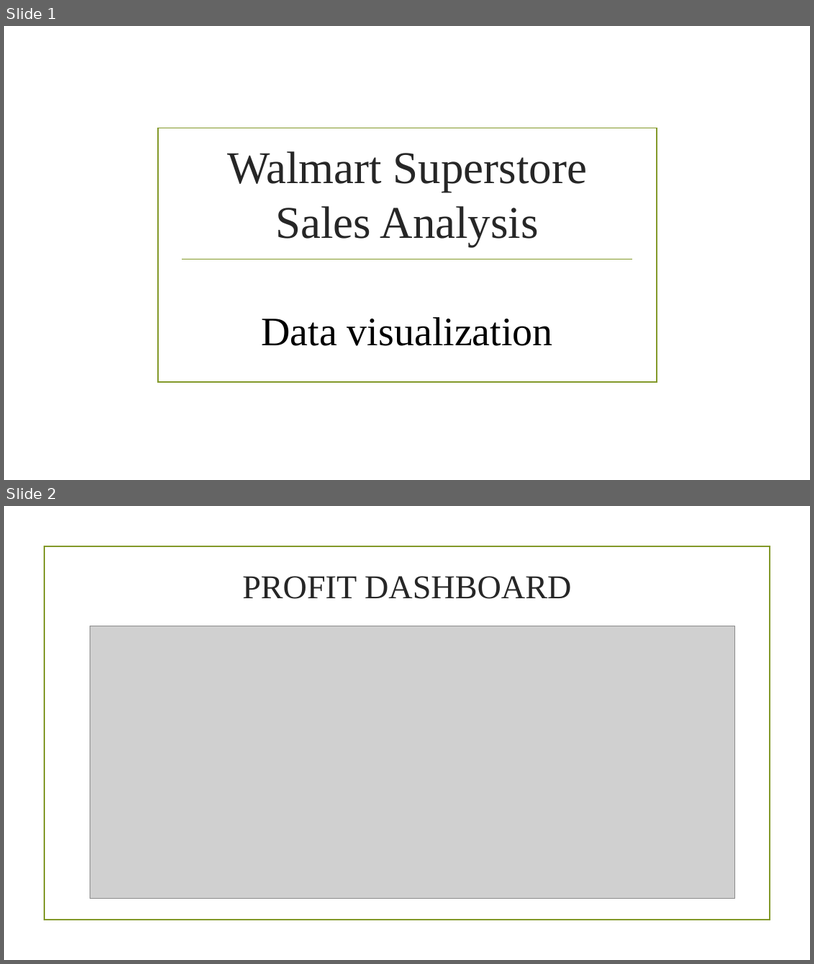
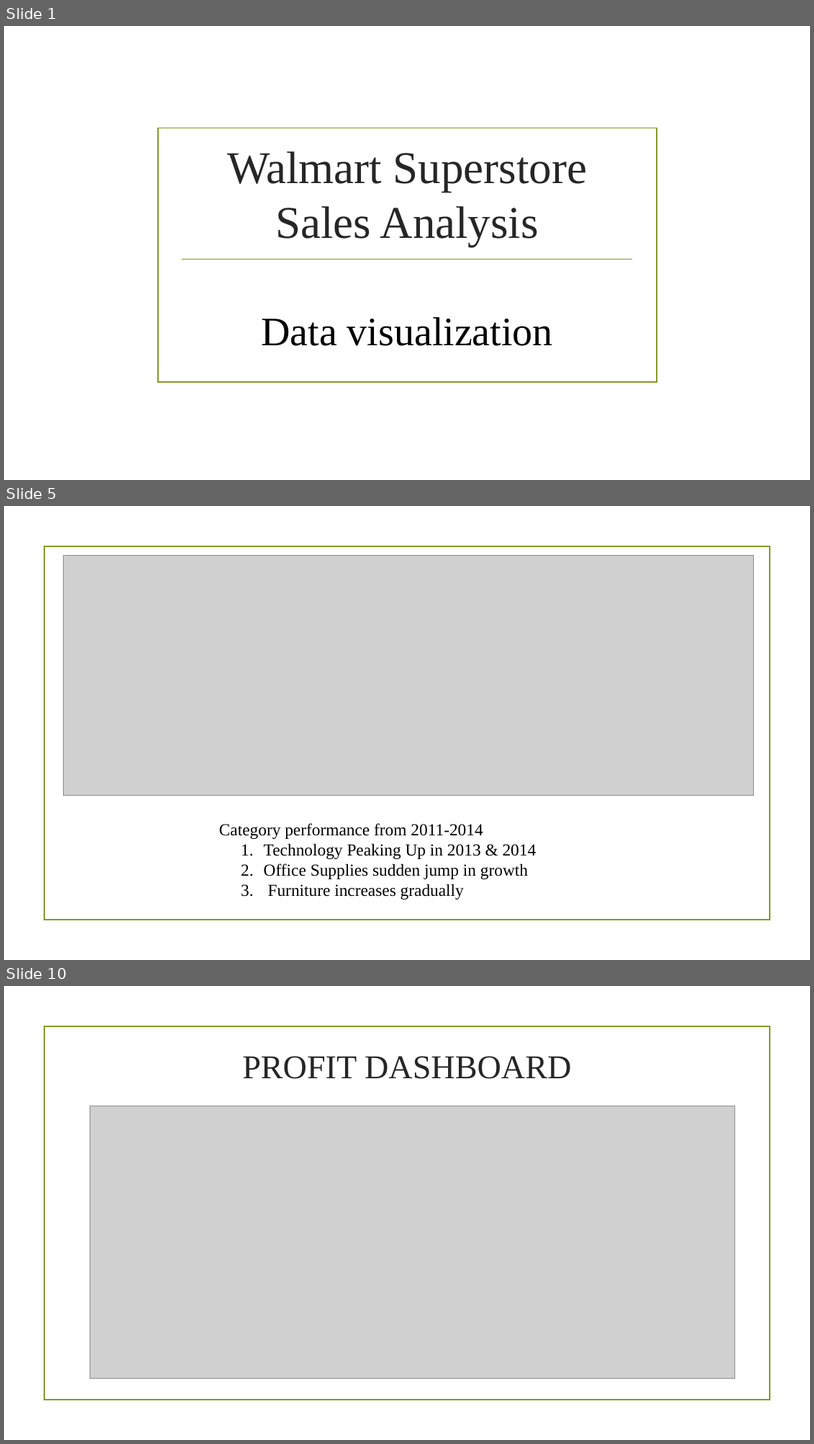
Before and after one commit to Leon199630/WALMART-ANALYSIS, a slide deck: WALMART PPT.pptx. Shown one above the other, each under a label of ours: slides 1 and 2 before the commit, slides 1, 5 and 10 after it; the slides between them are not shown. The pictures are 814x964 and 814x1444 pixels, drawn with LibreOffice and Linux fonts; fonts in the diff are those of the drawing; grey boxes stand for pictures; background and template pictures are left out. Boxes give left, top, right and bottom in pixels: in the first picture for what was removed or moved away, otherwise in the second. Text is boxed around its words. In the diff, an @@ line names an element or a change of style, - is before the commit and + after.

```diff
--- a/WALMART PPT.pptx
+++ b/WALMART PPT.pptx
@@ slide 5 added at bbox=[4, 506, 810, 960], background picture (left out); not listed: 1 template element that a slide beside it also shows @@
@@ picture added at bbox=[63, 555, 754, 795] @@
@@ text added at bbox=[219, 823, 537, 899], 20 pt, text #000000 @@
+Category performance from 2011-2014
+  1. Technology Peaking Up in 2013 & 2014
+  2. Office Supplies sudden jump in growth
+  3. Furniture increases gradually
@@ what was slide 2 is now slide 10 @@
```
Also in this commit, not shown: 1 slide changed, 19 other slides added, 2 slides removed.
